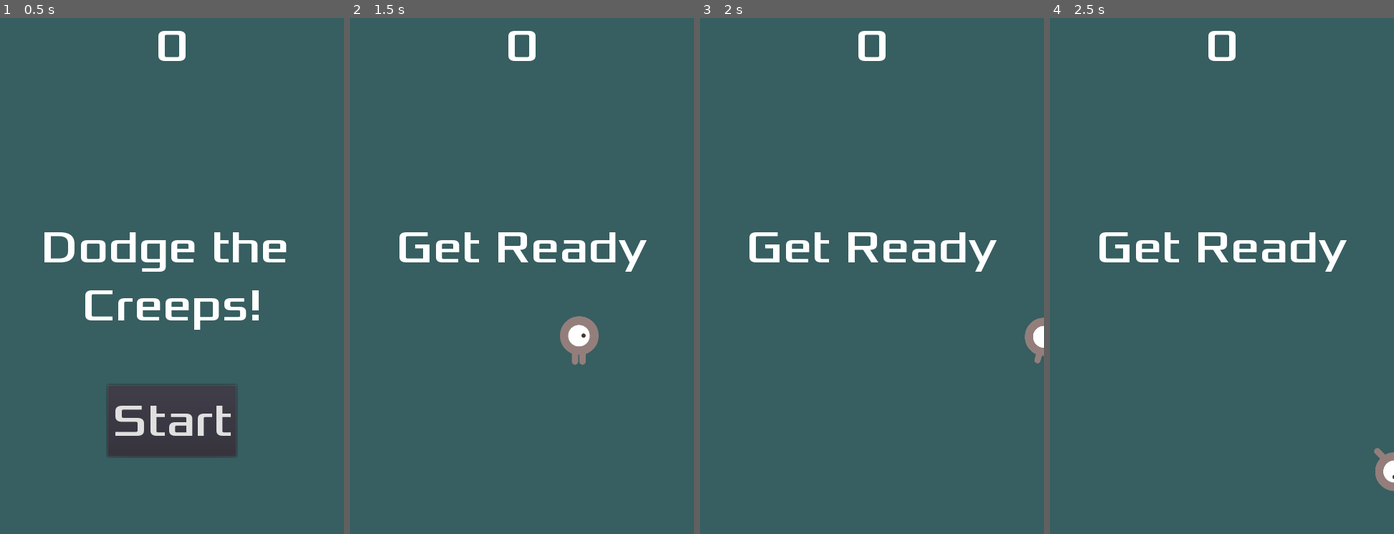
Above: before the commit, frames 1-4 (left to right).
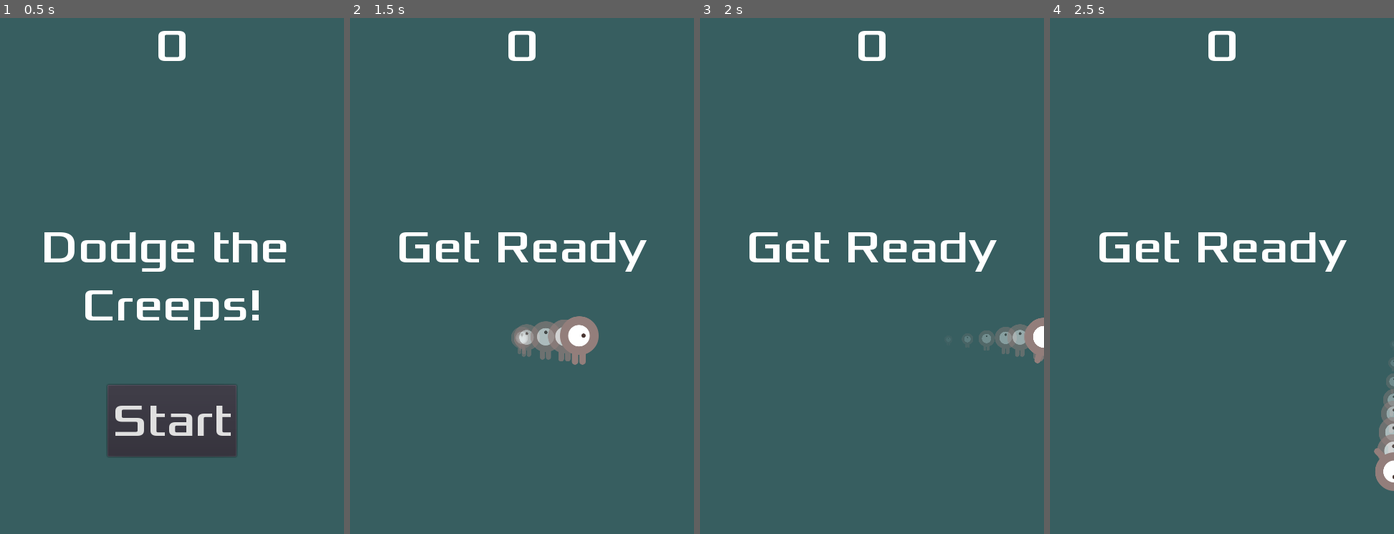
Above: after the commit, the same moments.

Repository: nelsonwenner/godot-studies
Game: Godot game, scene res://scenes/main/main.tscn
The game is run twice, just before and just after one commit, with the same random seed, the same clock (stepped at 60 frames per second) and the same inputs.
Inputs:
- Up to frame 1 (0.5 s): no input
- Up to frame 2 (1.5 s): click "Start" at 0.5 s; tap Enter at 1.25 s; hold Right (ui_right) from 1.28 s (still down)
- Up to frame 3 (2 s): keep holding Right (ui_right)
- Up to frame 4 (2.5 s): release Right (ui_right) at 2.03 s; hold Down (ui_down) from 2.03 s (still down)

Frame 1 is identical in both runs. In frame 2, 0.9% of the frame differs, in the area x 46-65%, y 58-67%; in frame 3, 0.6%; in frame 4, 0.5%.

Commit message:
feature: adding ghost moves in the player

Diff:
--- a/dodge/scenes/player/player.tscn
+++ b/dodge/scenes/player/player.tscn
@@ -8,21 +8,42 @@
 
 [sub_resource type="SpriteFrames" id=1]
 animations = [ {
+"frames": [ ExtResource( 4 ), ExtResource( 5 ) ],
+"loop": true,
+"name": "up",
+"speed": 3.0
+}, {
 "frames": [ ExtResource( 1 ), ExtResource( 3 ) ],
 "loop": true,
 "name": "right",
 "speed": 5.0
-}, {
-"frames": [ ExtResource( 4 ), ExtResource( 5 ) ],
-"loop": true,
-"name": "up",
-"speed": 3.0
 } ]
 
 [sub_resource type="CapsuleShape2D" id=2]
 custom_solver_bias = 1.0
 radius = 30.5448
 height = 34.517
+
+[sub_resource type="Gradient" id=3]
+offsets = PoolRealArray( 0, 0.0116959, 0.964912 )
+colors = PoolColorArray( 1, 1, 1, 0.760784, 1, 1, 1, 0.760784, 1, 1, 1, 0 )
+
+[sub_resource type="GradientTexture" id=4]
+gradient = SubResource( 3 )
+
+[sub_resource type="Curve" id=5]
+_data = [ Vector2( 0.00505051, 0.445455 ), 0.0, 0.0, 0, 0, Vector2( 0.984848, 0.0909091 ), 0.0, 0.0, 0, 0 ]
+
+[sub_resource type="CurveTexture" id=6]
+curve = SubResource( 5 )
+
+[sub_resource type="ParticlesMaterial" id=7]
+flag_disable_z = true
+gravity = Vector3( 0, 0, 0 )
+orbit_velocity = 0.0
+orbit_velocity_random = 0.0
+scale_curve = SubResource( 6 )
+color_ramp = SubResource( 4 )
 
 [node name="player" type="Area2D"]
 script = ExtResource( 2 )
@@ -38,4 +59,11 @@
 [node name="CollisionShape2D" type="CollisionShape2D" parent="."]
 scale = Vector2( 0.868109, 0.699217 )
 shape = SubResource( 2 )
+
+[node name="trail" type="Particles2D" parent="."]
+show_behind_parent = true
+speed_scale = 2.0
+local_coords = false
+process_material = SubResource( 7 )
+texture = ExtResource( 4 )
 [connection signal="body_entered" from="." to="." method="_on_player_body_entered"]
Not shown: 1 places in dodge/scenes/player/player.tscn that only renumber resources
